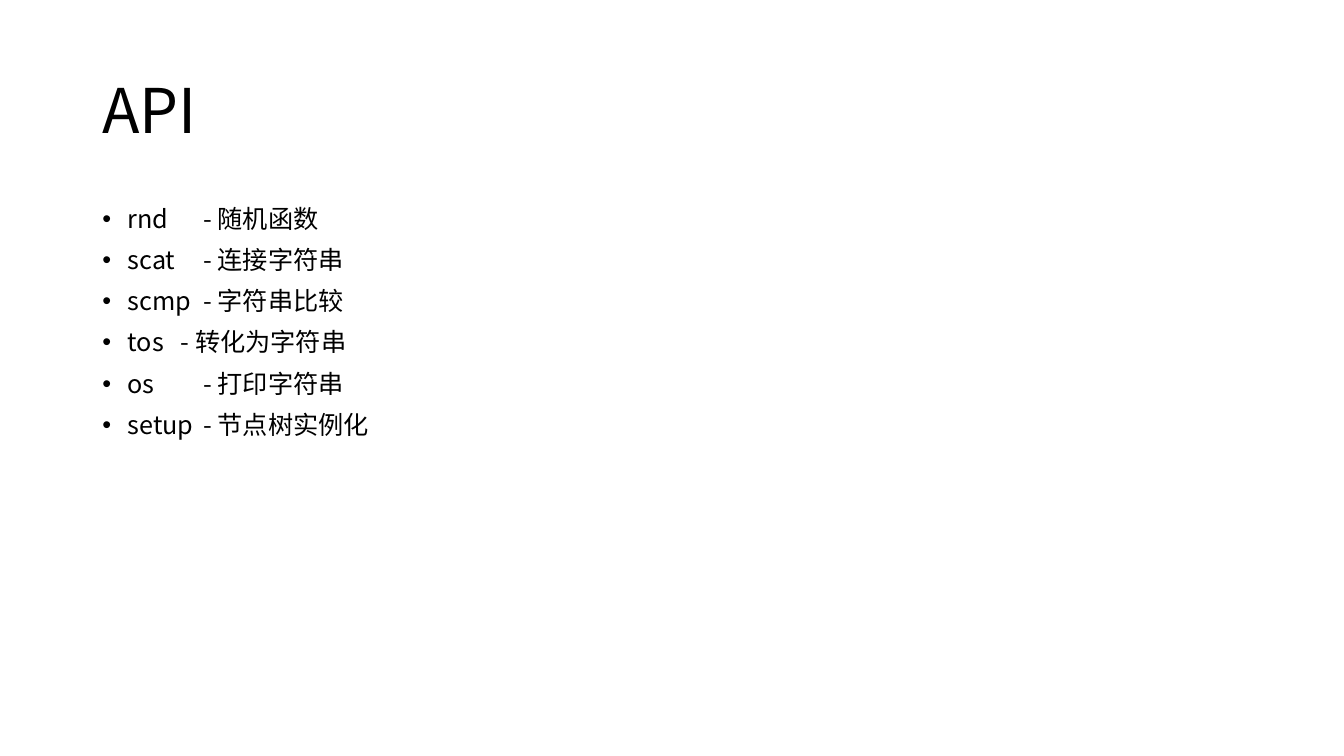
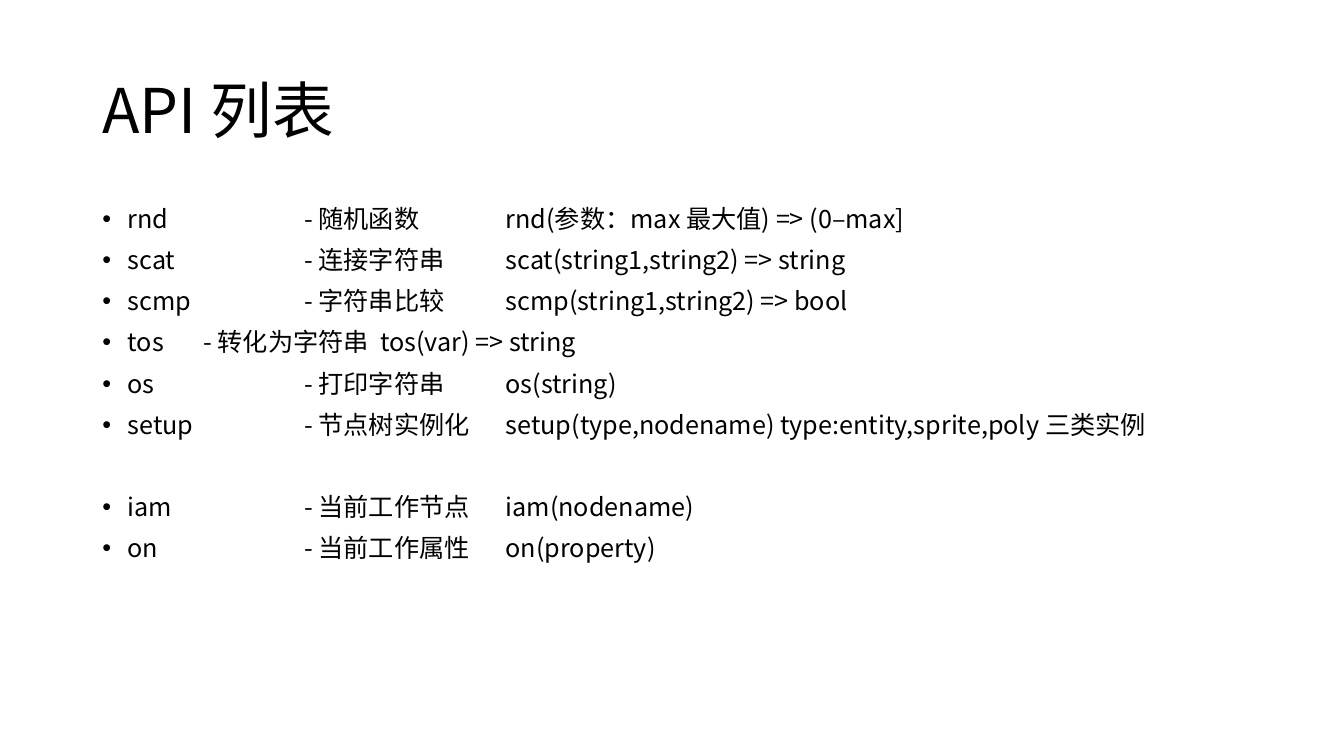
Before and after one commit to panguojun/.PHG., a slide deck: slide 14 of PHG语法手册.pptx (slide 13 before the commit). Drawn at 1344x756 pixels with LibreOffice and Linux fonts; fonts in the diff are those of the drawing. Boxes give left, top, right and bottom in pixels: in the first picture for what was removed or moved away, otherwise in the second. Text is boxed around its words. In the diff, an @@ line names an element or a change of style, - is before the commit and + after.

```diff
--- a/PHG语法手册.pptx
+++ b/PHG语法手册.pptx
@@ title at bbox=[102, 81, 334, 138]: text changed @@
-API
+API 列表
@@ text at bbox=[128, 206, 1146, 563]: text changed @@
-• rnd - 随机函数
-• scat - 连接字符串
-• scmp - 字符串比较
-• tos - 转化为字符串
-• os - 打印字符串
-• setup - 节点树实例化
+• rnd - 随机函数 rnd(参数：max 最大值) => (0–max]
+• scat - 连接字符串 scat(string1,string2) => string
+• scmp - 字符串比较 scmp(string1,string2) => bool
+• tos - 转化为字符串 tos(var) => string
+• os - 打印字符串 os(string)
+• setup - 节点树实例化 setup(type,nodename) type:entity,sprite,poly 三类实例
+• iam - 当前工作节点 iam(nodename)
+• on - 当前工作属性 on(property)
```
Also in this commit, not shown: 5 other slides changed, 1 slide added, 11 other files.
